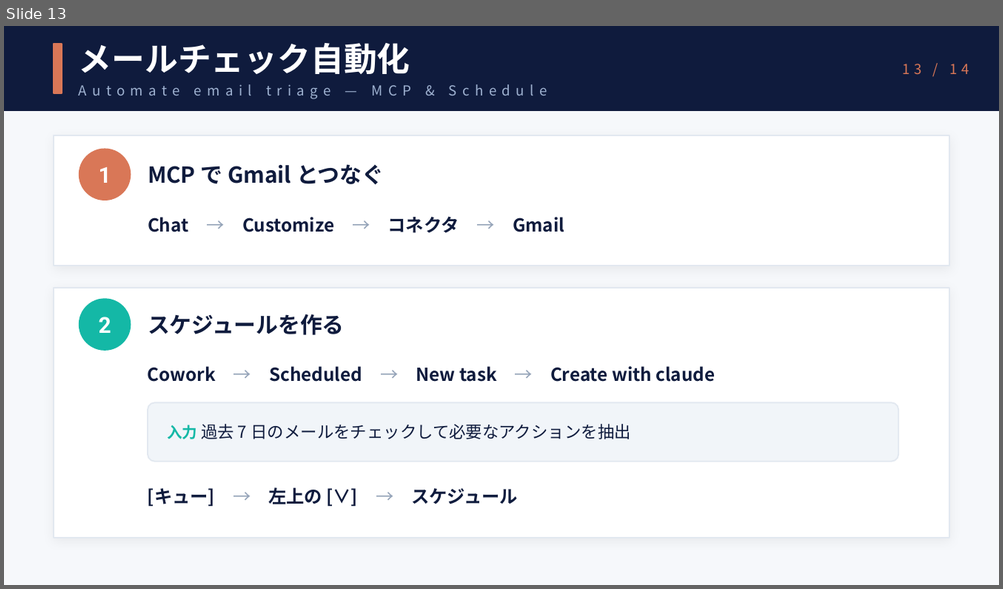
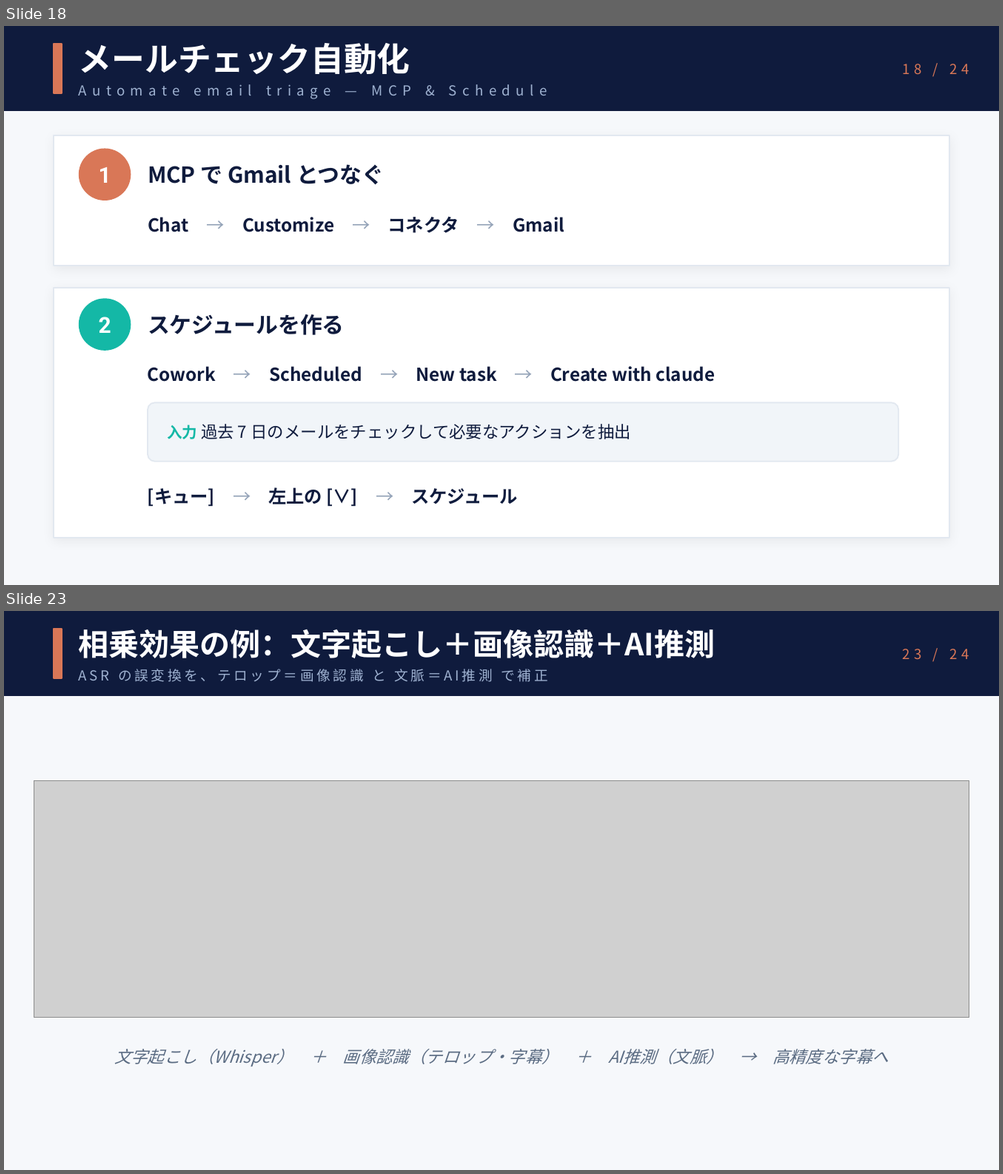
Before and after one commit to crumbjp/ai_study_group, a slide deck: session1/session1.pptx. Shown one above the other, each under a label of ours: slide 13 before the commit, slides 18 and 23 after it; the slides between them are not shown. The pictures are 1003x589 and 1003x1174 pixels, drawn with LibreOffice and Linux fonts; fonts in the diff are those of the drawing; grey boxes stand for pictures. Boxes give left, top, right and bottom in pixels: in the first picture for what was removed or moved away, otherwise in the second. Text is boxed around its words. In the diff, an @@ line names an element or a change of style, - is before the commit and + after.

```diff
--- a/session1/session1.pptx
+++ b/session1/session1.pptx
@@ slide 23 added at (4, 611, 999, 1170), background #F6F8FB @@
@@ rectangle added at (4, 611, 999, 695), fill #0F1B3D, outline #0F1B3D 1 pt @@
@@ rectangle added at (54, 629, 62, 678), fill #D97757, outline #D97757 1 pt @@
@@ text added at (79, 629, 715, 658), 22 pt, text #FFFFFF, bold @@
+相乗効果の例：文字起こし＋画像認識＋AI推測
@@ text added at (949, 649, 968, 659), 10 pt, text #D97757 @@
+23 / 24
@@ text added at (79, 669, 548, 682), 10 pt, text #9FB2D1 @@
+ASR の誤変換を、テロップ＝画像認識 と 文脈＝AI推測 で補正
@@ picture added at (34, 781, 969, 1018) @@
@@ text added at (114, 1049, 888, 1067), 12 pt, text #5A6B82, italic @@
+文字起こし（Whisper） ＋ 画像認識（テロップ・字幕） ＋ AI推測（文脈） → 高精度な字幕へ
@@ what was slide 13 is now slide 18 @@
@@ slide 18 changed as well @@
@@ text at (902, 64, 968, 74): text changed @@
-13 / 14
+18 / 24
```
Also in this commit, not shown: 13 other slides changed, 9 other slides added.
